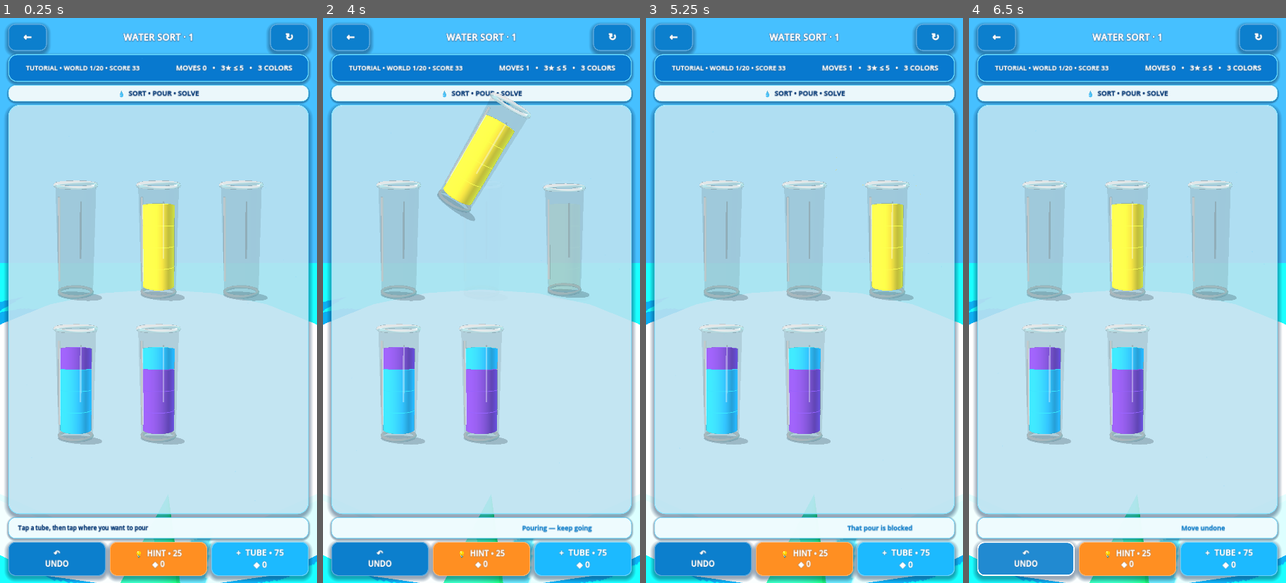
Above: before the commit, frames 1-4 (left to right).
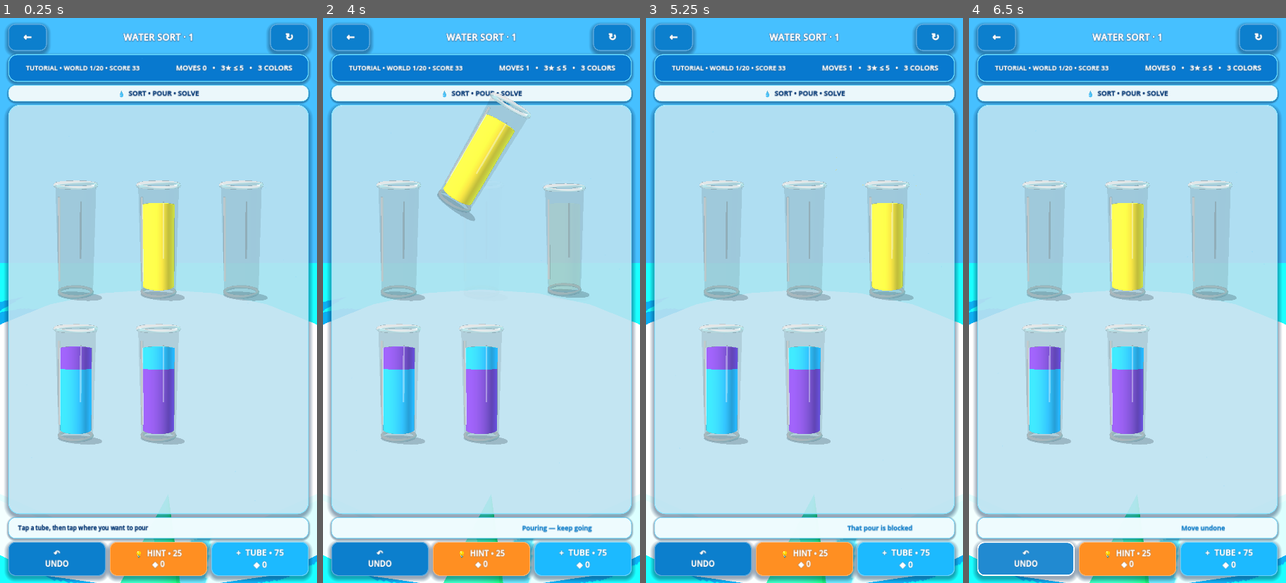
Above: after the commit, the same moments.

Repository: eghosa001/unjam
Game: Godot game, scene res://scenes/WaterSort.tscn
The game is run twice, just before and just after one commit, with the same random seed, the same clock (stepped at 60 frames per second) and the same inputs. This scene is started directly instead of the project's main scene.
Inputs (mouse positions are in pixels of both pictures, inside the frame that each line leads up to):
- Up to frame 1 (0.25 s): no input
- Up to frame 2 (4 s): click "←" at 0.5 s; click "↻" at 1.25 s; click (399, 238) at 2.02 s; click (481, 238) at 2.77 s; click (563, 238) at 3.52 s
- Up to frame 3 (5.25 s): click (722, 379) at 4.27 s; click (804, 379) at 5.02 s
- Up to frame 4 (6.5 s): click "↶ UNDO" at 5.75 s

The runs differ from the first frame. In frame 1, less than 0.1% of the frame differs, in the area x 18-56%, y 32-70%; in frame 2, less than 0.1%, in the area x 18-61%, y 17-70%; in frame 3, less than 0.1%; in frame 4, less than 0.1%.

Commit message:
Merge contiguous Water colours into continuous 3D volumes

Diff:
--- a/scripts/ui/water_tube_3d_motion.gd
+++ b/scripts/ui/water_tube_3d_motion.gd
@@ -211,8 +211,11 @@
 		mesh.bottom_radius = 0.49
 		mesh.height = 0.60
 		mesh.radial_segments = 20
-		mesh.cap_top = true
-		mesh.cap_bottom = true
+		# Interior liquid volumes do not own horizontal caps. Contiguous slots
+		# are merged into one run below, and only the exposed top gets a meniscus.
+		# This removes the stacked-solid-disc look between equal colours.
+		mesh.cap_top = false
+		mesh.cap_bottom = false
 		var segment := MeshInstance3D.new()
 		segment.name = "LiquidSegment%d" % slot
 		segment.mesh = mesh
@@ -233,38 +236,66 @@
 	liquid_meniscus_3d.visible = false
 	liquid_root_3d.add_child(liquid_meniscus_3d)
 
+func _liquid_runs_3d(slot_height: float, liquid_bottom: float) -> Array:
+	var runs: Array = []
+	var active := false
+	var run_color := -1
+	var run_bottom := liquid_bottom
+	var run_height := 0.0
+	for slot in range(CAPACITY):
+		var fraction := _slot_fill(slot)
+		if fraction <= 0.001:
+			if active:
+				runs.append({"color": run_color, "bottom": run_bottom, "height": run_height})
+				active = false
+				run_height = 0.0
+			continue
+		var color_index := clampi(_slot_color(slot), 0, PALETTE.size() - 1)
+		var slot_bottom := liquid_bottom + float(slot) * slot_height
+		var fill_height := slot_height * fraction
+		var touches_previous := active and absf((run_bottom + run_height) - slot_bottom) <= 0.025
+		if active and run_color == color_index and touches_previous:
+			run_height += fill_height
+		else:
+			if active:
+				runs.append({"color": run_color, "bottom": run_bottom, "height": run_height})
+			active = true
+			run_color = color_index
+			run_bottom = slot_bottom
+			run_height = fill_height
+	if active:
+		runs.append({"color": run_color, "bottom": run_bottom, "height": run_height})
+	return runs
+
 func _refresh_liquid_3d() -> void:
 	if viewport_3d == null or liquid_segments_3d.size() != CAPACITY:
 		return
 	var slot_height := 0.63
 	var liquid_bottom := -1.43
-	var top_slot := -1
-	var top_height := 0.0
+	for segment in liquid_segments_3d:
+		segment.visible = false
+	var runs := _liquid_runs_3d(slot_height, liquid_bottom)
+	var top_surface := liquid_bottom
 	var top_color := 0
-	for slot in range(CAPACITY):
-		var segment := liquid_segments_3d[slot]
-		var fraction := _slot_fill(slot)
-		if fraction <= 0.001:
-			segment.visible = false
-			continue
-		segment.visible = true
-		var height := maxf(0.025, slot_height * fraction - 0.018)
+	for run_index in range(mini(runs.size(), liquid_segments_3d.size())):
+		var run: Dictionary = runs[run_index]
+		var segment := liquid_segments_3d[run_index]
+		var height := maxf(0.025, float(run.get("height", 0.0)))
+		var bottom := float(run.get("bottom", liquid_bottom))
+		var color_index := clampi(int(run.get("color", 0)), 0, PALETTE.size() - 1)
 		var mesh := segment.mesh as CylinderMesh
 		if mesh != null:
 			mesh.height = height
-		var slot_bottom := liquid_bottom + float(slot) * slot_height
-		segment.position = Vector3(0, slot_bottom + height * 0.5, 0)
-		var color_index := clampi(_slot_color(slot), 0, PALETTE.size() - 1)
+		segment.position = Vector3(0, bottom + height * 0.5, 0)
 		if color_index < liquid_materials_3d.size():
 			segment.material_override = liquid_materials_3d[color_index]
-		top_slot = slot
-		top_height = height
+		segment.visible = true
+		top_surface = bottom + height
 		top_color = color_index
 	if liquid_meniscus_3d != null:
-		liquid_meniscus_3d.visible = top_slot >= 0
-		if top_slot >= 0:
-			var top_bottom := liquid_bottom + float(top_slot) * slot_height
-			liquid_meniscus_3d.position = Vector3(0, top_bottom + top_height - 0.01, 0)
+		liquid_meniscus_3d.visible = not runs.is_empty()
+		if not runs.is_empty():
+			liquid_meniscus_3d.position = Vector3(0, top_surface - 0.01, 0)
 			if top_color < liquid_materials_3d.size():
 				liquid_meniscus_3d.material_override = liquid_materials_3d[top_color]
 	_request_3d_frame()
